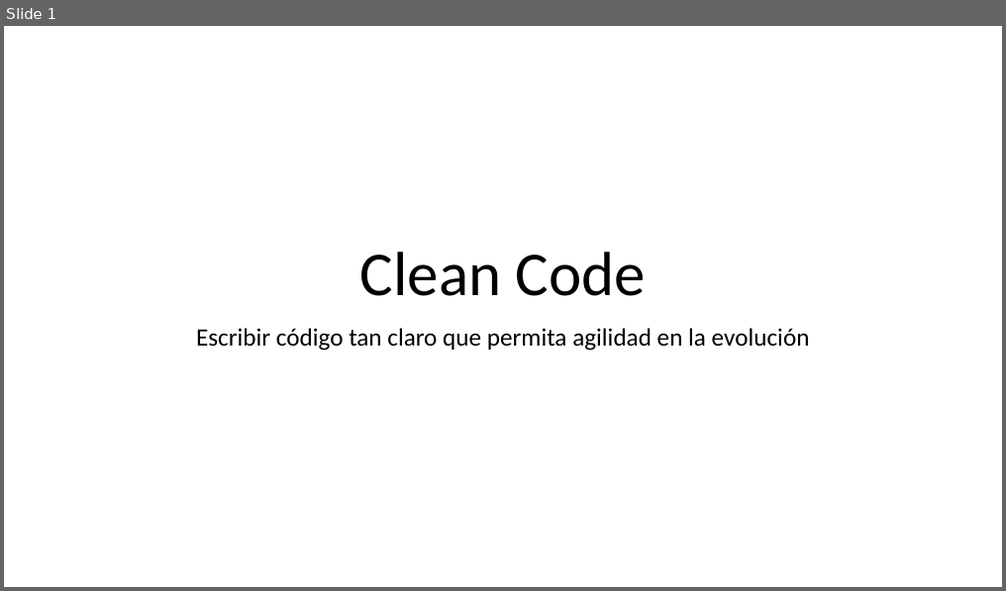
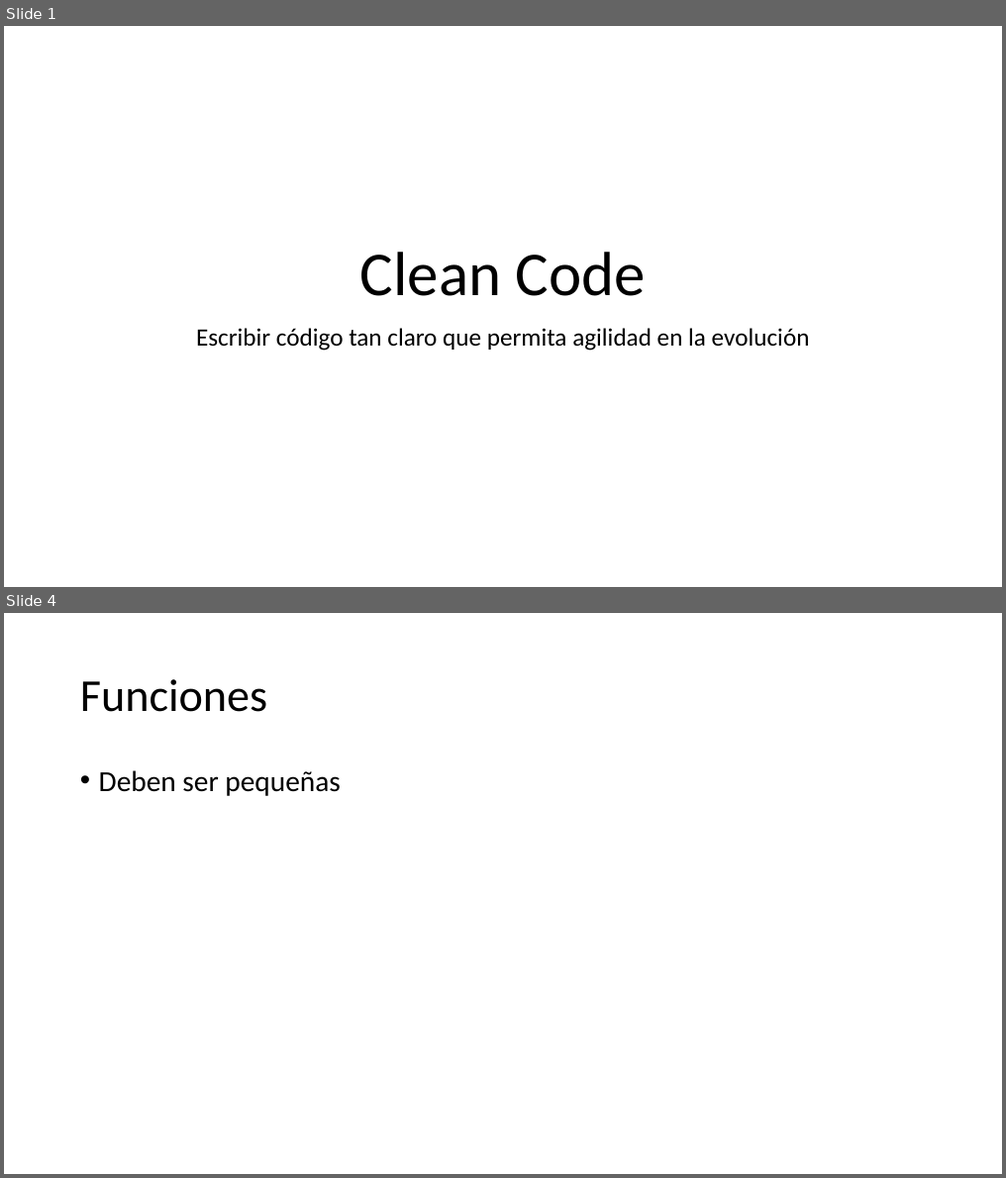
Before and after one commit to josevicenteayala/CleanCode, a slide deck: CleanCodeProject/data/CleanCode.pptx. Shown one above the other, each under a label of ours: slide 1 before the commit, slides 1 and 4 after it; the slides between them are not shown. The pictures are 1006x591 and 1006x1178 pixels, drawn with LibreOffice and Linux fonts; fonts in the diff are those of the drawing. Boxes give left, top, right and bottom in pixels: in the first picture for what was removed or moved away, otherwise in the second. Text is boxed around its words. In the diff, an @@ line names an element or a change of style, - is before the commit and + after.

```diff
--- a/CleanCodeProject/data/CleanCode.pptx
+++ b/CleanCodeProject/data/CleanCode.pptx
@@ slide 4 added at (4, 613, 1002, 1174), background #FFFFFF @@
@@ title added at (80, 679, 267, 712), 44 pt, text #000000 @@
+Funciones
@@ text added at (99, 770, 340, 796), 28 pt, text #000000 @@
+• Deben ser pequeñas
```
Also in this commit, not shown: 1 slide changed, 1 other slide added.
